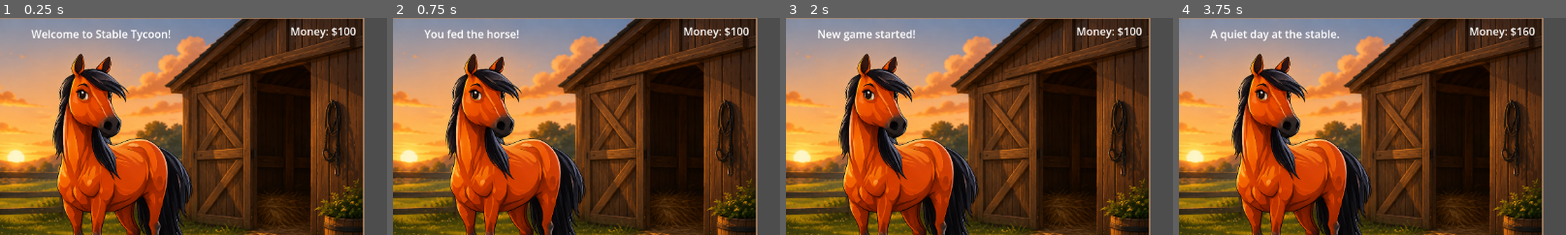
Above: before the commit, frames 1-4 (left to right).
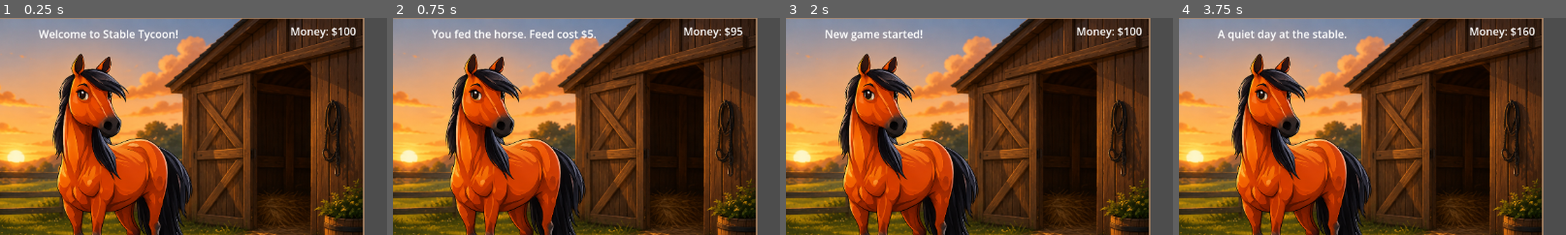
Above: after the commit, the same moments.

Repository: veronica-foltz/stable-tycoon
Game: Godot game, scene res://scenes/main.tscn
The game is run twice, just before and just after one commit, with the same random seed, the same clock (stepped at 60 frames per second) and the same inputs.
Inputs:
- Up to frame 1 (0.25 s): no input
- Up to frame 2 (0.75 s): click "Feed Horse" at 0.5 s
- Up to frame 3 (2 s): click "Restart Game" at 1.25 s
- Up to frame 4 (3.75 s): click "Restart Game" at 2 s; click "Restart Game" at 2.75 s; click "End Day" at 3.5 s
The pictures show only the part of the screen within x 19-68%, y 0-50%; the shares and areas given below are measured in that part.

The runs differ from the first frame. In frame 1, 0.8% of the frame differs, in the area x 8-46%, y 5-11%; in frame 2, 1.0%, in the area x 8-92%, y 4-10%; in frame 3, 0.6%; in frame 4, 0.7%.

Commit message:
Added feed prices
Added feed prices

Diff:
--- a/stable-tycoon/scenes/main.gd
+++ b/stable-tycoon/scenes/main.gd
@@ -19,29 +19,20 @@
 	if game_over:
 		update_status("Game over. Restart to play again.")
 		return
-
-	if hunger < 100:
-		hunger += 10
-
-		if hunger > 100:
-			hunger = 100
-
+	if money < 5:
+		update_status("Not enough money to buy feed.")
+		return
+	money -= 5
+
+	hunger += 10
 	happiness += 5
-	if happiness > 100:
-		happiness = 100
-
 	energy += 2
-
-	if energy > 100:
-		energy = 100
-
-	update_status("You fed the horse!")
-
-	clamp_stats()
-
-	update_hunger_label()
-	update_happiness_label()
-	update_energy_label()
+	clamp_stats()
+	update_money_label()
+	update_hunger_label()
+	update_happiness_label()
+	update_energy_label()
+	update_status("You fed the horse. Feed cost $5.")
 
 
 var happiness = 70
--- a/stable-tycoon/scenes/main.tscn
+++ b/stable-tycoon/scenes/main.tscn
@@ -110,9 +110,9 @@
 
 [node name="StatusLabel" type="Label" parent="." unique_id=232731945]
 layout_mode = 0
-offset_left = 260.0
+offset_left = 271.0
 offset_top = 12.0
-offset_right = 472.0
+offset_right = 483.0
 offset_bottom = 35.0
 text = "Welcome to Stable Tycoon! "
 
